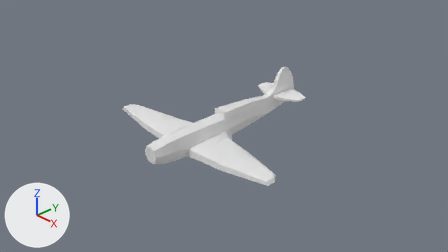
Renders of the Blender file Plane.blend from each side of a commit.
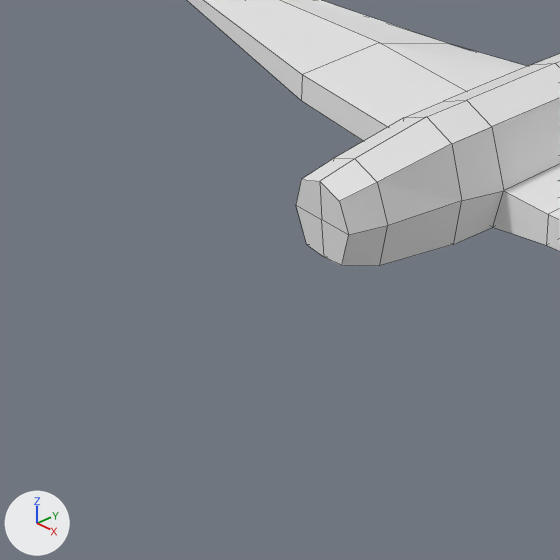
Old and new are each drawn from the file's camera 'Camera' and again close up on the part from 19% to 45% of the width and 43% to 90% of the height. The axes (+X, +Y, +Z) are drawn at lower left. The lights are the same throughout. The first two pictures are the older version. The close-ups show mesh edges as thin lines.
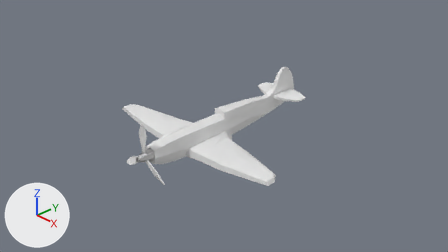
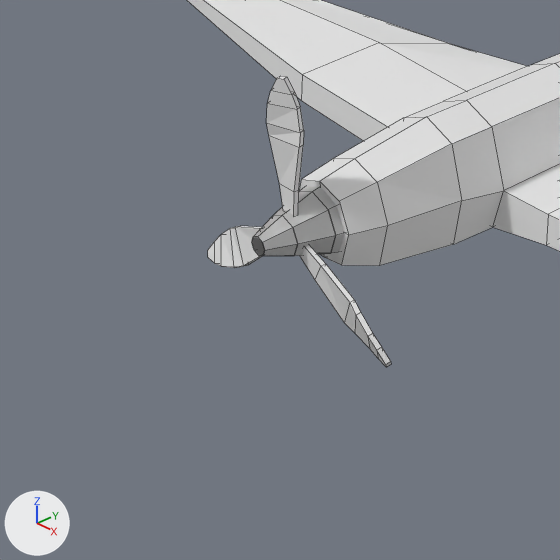
Commit message: Plane Propeller
I modeled the propellors for the plane

Boxes (x1, y1, x2, y2) around the edits, measured in the close-ups (560 x 560 px):
'Plane', added: after (267, 76, 304, 216)
'Plane.001', added: after (299, 246, 391, 367)
'Plane.002', added: after (208, 226, 262, 268)
part 1 of me_cube, added: after (252, 187, 345, 256)

The change, as a diff of the scene's bpy script:
```diff
--- a/Plane.blend.py
+++ b/Plane.blend.py
@@ me_cube @@
 # used by ob_cube; location = (0.0, -0.34, -0.034); scale = (0.187, 0.127, 0.171)
-me_cube.from_pydata(...)  # 127 vertices, 108 faces; spans x 0.0..10.3, y -10.4..17.6, z -1.4..4.0
+me_cube.from_pydata(...)  # 159 vertices, 134 faces; spans x -0.7..10.3, y -12.5..17.6, z -1.4..4.0
+# me_cube part 1: a new loose piece of 32 vertices spanning x -0.7..0.7, y -12.5..-10.2, z -0.8..0.8, in mat_material (white #e7e7e7)
 me_cube.materials.append(mat_material)
@@ me_plane @@
+me_plane.from_pydata([(-0.029, -0.029, 0.1), (0.029, -0.029, 0.1), (-0.042, 0.072, 0.1), (0.042, 0.072, 0.1), (-0.012, 0.485, 0.105), (0.012, 0.485, 0.095), (-0.069, 0.25, 0.111), (-0.067, 0.301, 0.12), (0.067, 0.301, 0.08), (0.069, 0.25, 0.088), (-0.053, 0.383, 0.122), (-0.036, 0.435, 0.115), (0.036, 0.435, 0.084), (0.053, 0.383, 0.077)], [], [(0, 1, 3, 2), (11, 12, 5, 4), (2, 3, 9, 6), (8, 7, 6, 9), (12, 11, 10, 13), (7, 8, 13, 10)])
@@ ob_plane_002 @@
+ob_plane_002 = bpy.data.objects.new('Plane.002', me_plane)
+ob_plane_002.location = (-0.096, -1.682, -0.09)
+ob_plane_002.rotation_euler = (1.571, 4.189, 0.0)  # degrees (90, 240, 0)
+_m = ob_plane_002.modifiers.new('Solidify', 'SOLIDIFY')
+_m.thickness = 0.02
+_m.offset = 0.0
@@ ob_plane_001 @@
+ob_plane_001 = bpy.data.objects.new('Plane.001', me_plane)
+ob_plane_001.location = (0.084, -1.682, -0.091)
+ob_plane_001.rotation_euler = (1.571, 2.094, 0.0)  # degrees (90, 120, 0)
+_m = ob_plane_001.modifiers.new('Solidify', 'SOLIDIFY')
+_m.thickness = 0.02
+_m.offset = 0.0
@@ ob_plane @@
+ob_plane = bpy.data.objects.new('Plane', me_plane)
+ob_plane.location = (-0.003, -1.682, 0.07)
+ob_plane.rotation_euler = (1.571, 0.0, 0.0)  # degrees (90, 0, 0)
+_m = ob_plane.modifiers.new('Solidify', 'SOLIDIFY')
+_m.thickness = 0.02
+_m.offset = 0.0
```
